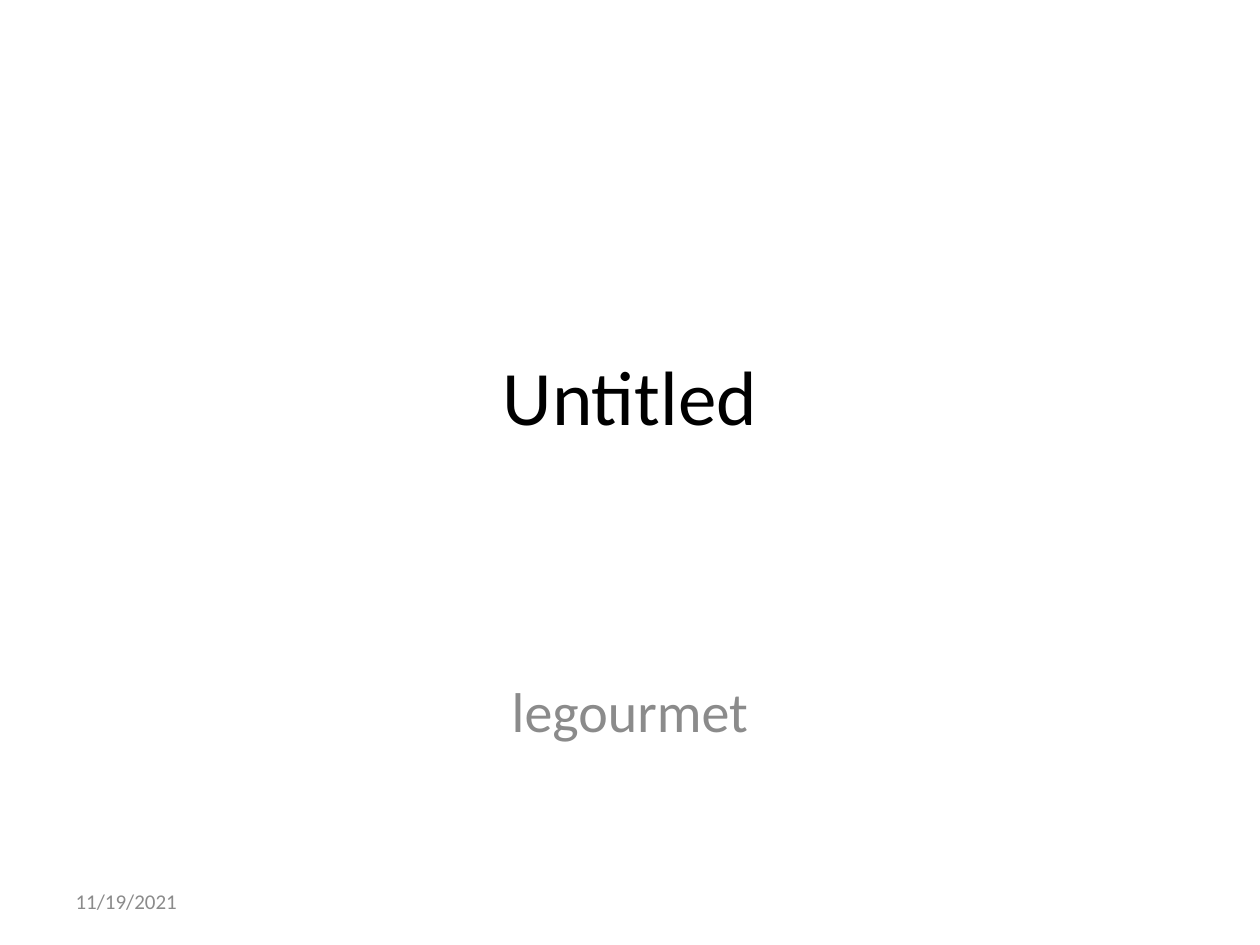
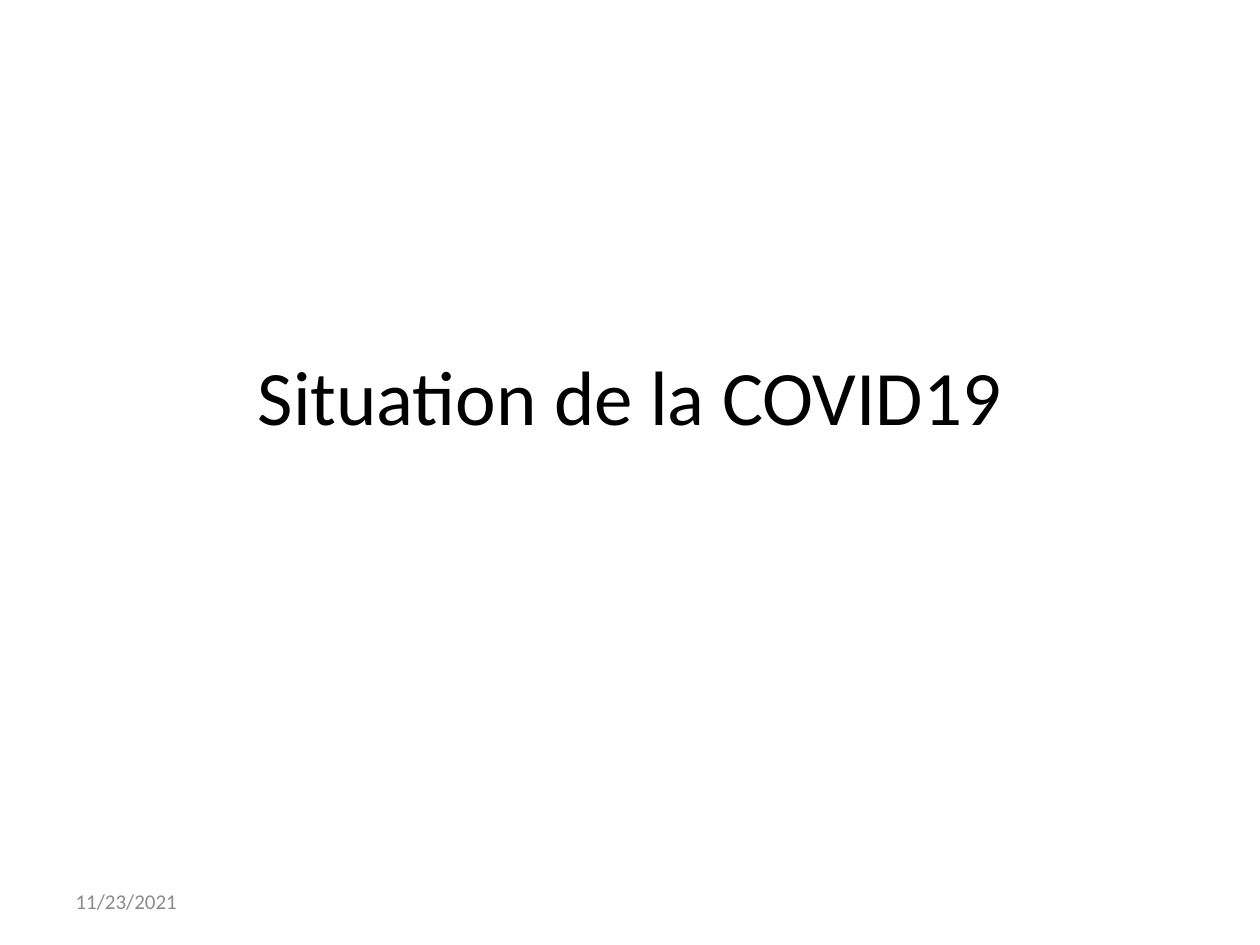
Before and after one commit to fidyras/MoH_course_2021, a slide deck: slide 1 of ppt_test.pptx. Drawn at 1260x945 pixels with LibreOffice and Linux fonts; fonts in the diff are those of the drawing. Boxes give left, top, right and bottom in pixels: in the first picture for what was removed or moved away, otherwise in the second. Text is boxed around its words. In the diff, an @@ line names an element or a change of style, - is before the commit and + after.

```diff
--- a/ppt_test.pptx
+++ b/ppt_test.pptx
@@ title at (x1=258, y1=371, x2=1001, y2=426): text changed @@
-Untitled
+Situation de la COVID19
@@ subtitle removed at (x1=512, y1=693, x2=748, y2=742) @@
-legourmet
@@ text at (x1=76, y1=894, x2=177, y2=910): text changed @@
-11/19/2021
+11/23/2021
```
Also in this commit, not shown: 4 slides added, 4 slides removed, 6 other files.
